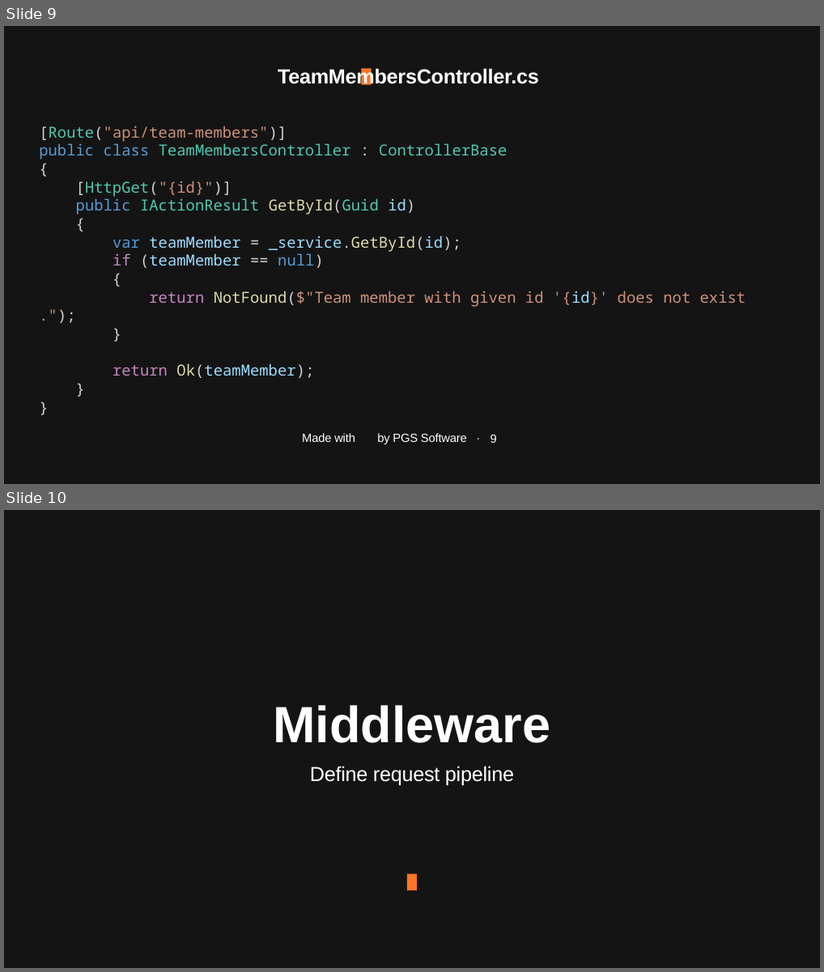
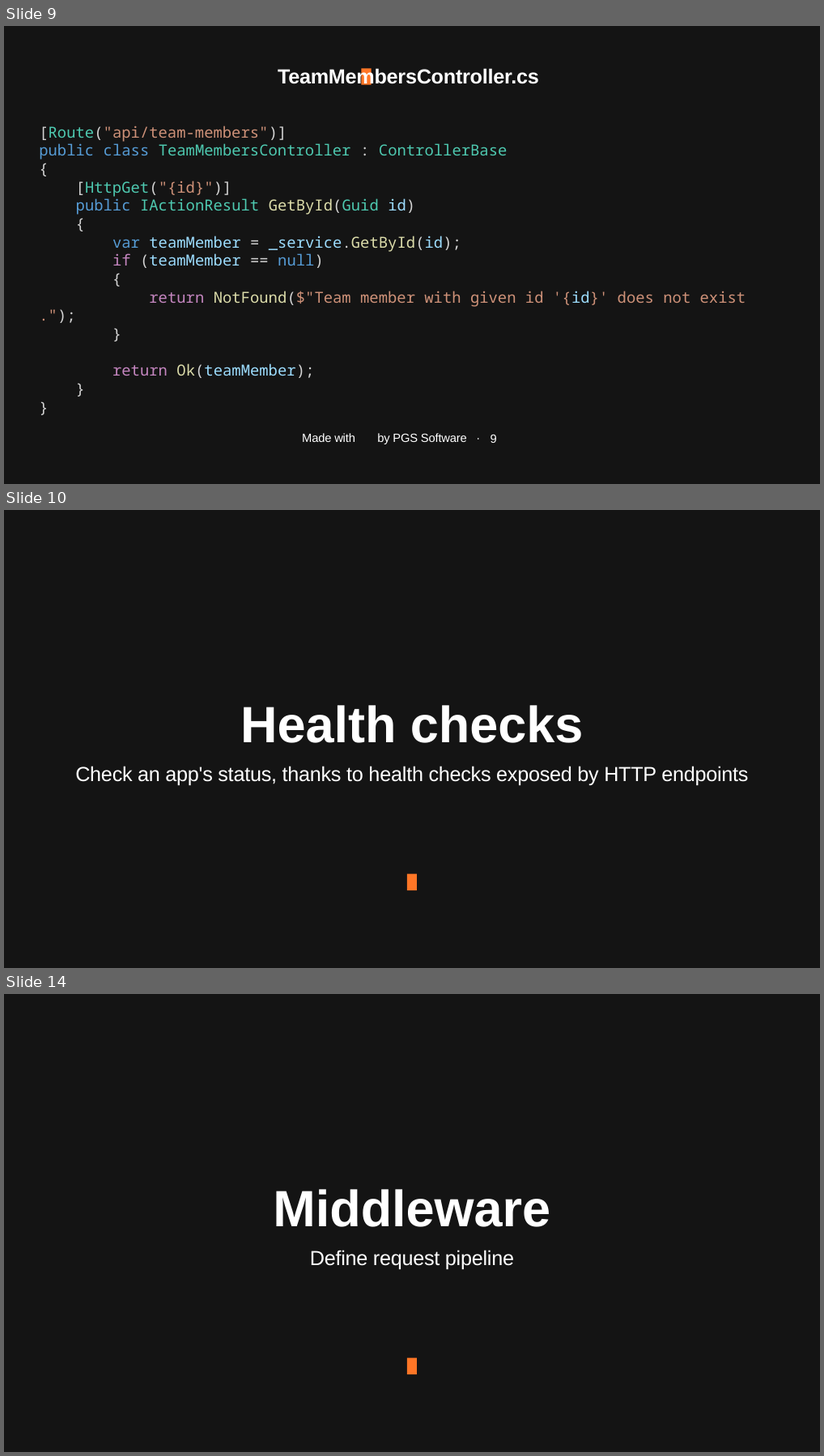
Before and after one commit to januszmarcinik/.NET-getting-started, a slide deck: PGS SharpDev.pptx. Shown one above the other, each under a label of ours: slides 9 and 10 before the commit, slides 9, 10 and 14 after it; the slides between them are not shown. The pictures are 824x972 and 824x1456 pixels, drawn with LibreOffice and Linux fonts; fonts in the diff are those of the drawing; background and template pictures are left out. Boxes give left, top, right and bottom in pixels: in the first picture for what was removed or moved away, otherwise in the second. Text is boxed around its words. In the diff, an @@ line names an element or a change of style, - is before the commit and + after.

Commit message:
Custom health check

```diff
--- a/PGS SharpDev.pptx
+++ b/PGS SharpDev.pptx
@@ slide 10 added at box(4, 510, 820, 968), background #141414 @@
@@ title added at box(241, 705, 584, 743), 120 pt, text #FFFFFF, bold @@
+Health checks
@@ text added at box(75, 766, 748, 785), 48 pt, text #FFFFFF @@
+Check an app's status, thanks to health checks exposed by HTTP endpoints
@@ what was slide 10 is now slide 14 @@
```
Also in this commit, not shown: 3 other slides added, 4 other files.
